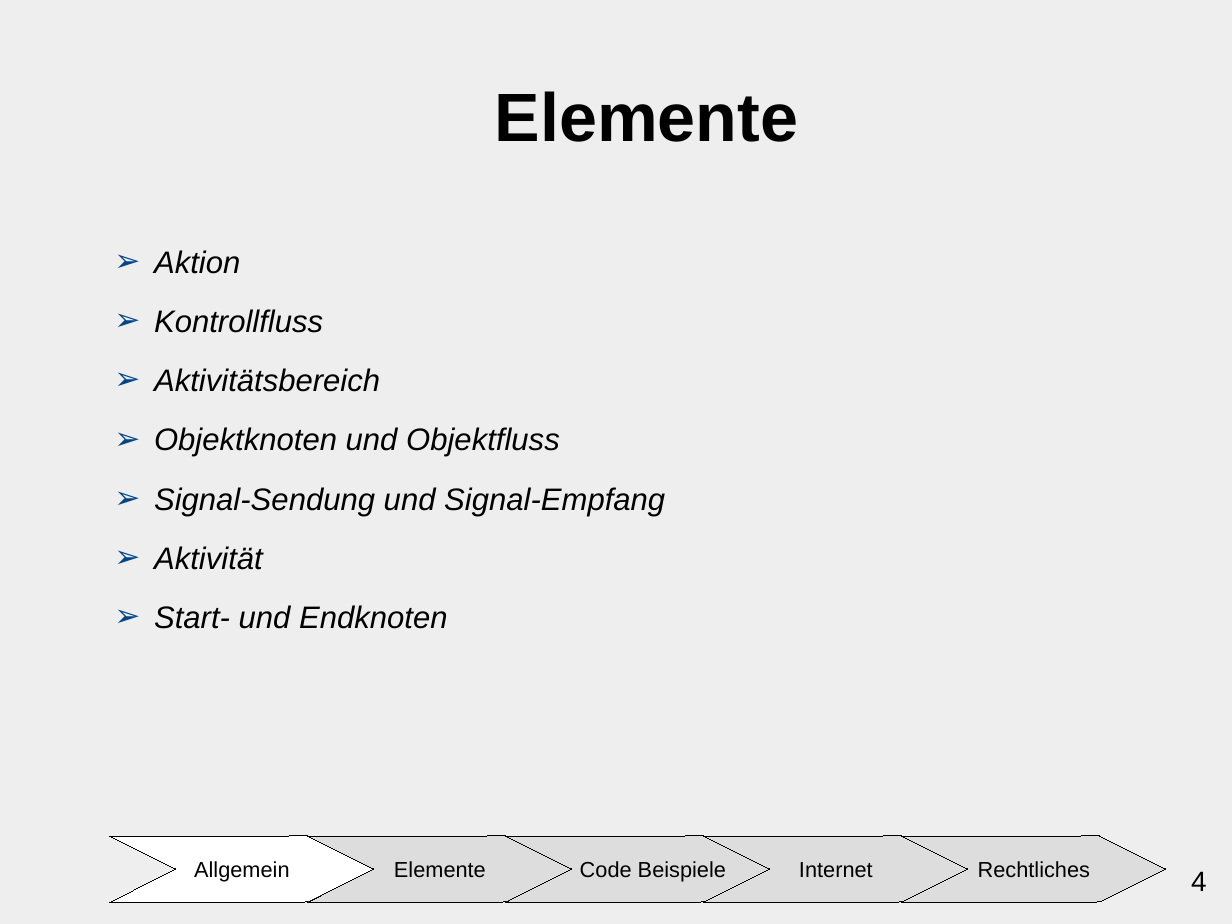
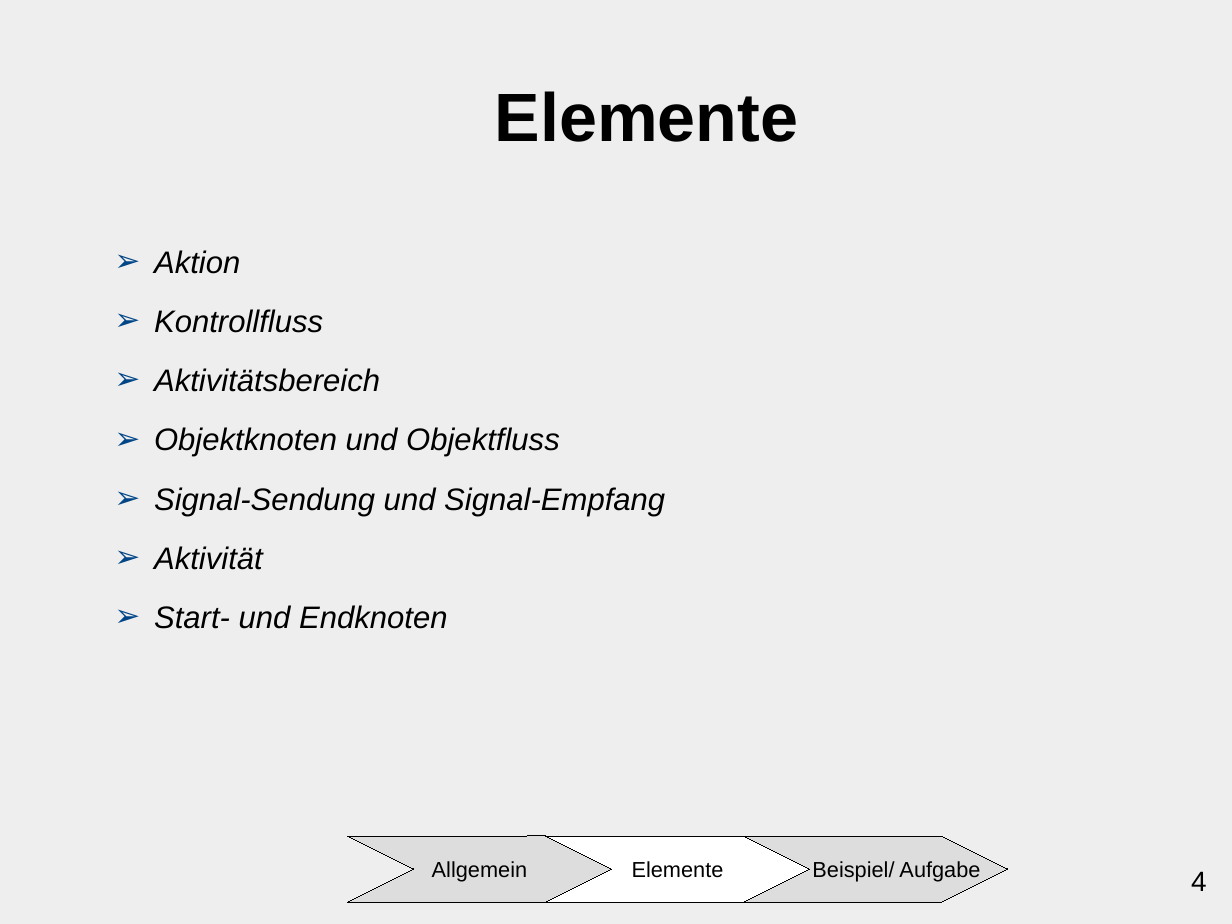
Before and after one commit to ChristianMarzianGithub/VortragAktivitaetsdiagramm, a slide deck: slide 4 of Präsentation Aktivitätsdiagramm/main/AktivitaetsdiagrammCM.odp. Drawn at 1232x924 pixels with LibreOffice and Linux fonts; fonts in the diff are those of the drawing. Boxes give left, top, right and bottom in pixels: in the first picture for what was removed or moved away, otherwise in the second. Text is boxed around its words. In the diff, an @@ line names an element or a change of style, - is before the commit and + after.

Commit message:
moved

```diff
--- a/Präsentation Aktivitätsdiagramm/main/AktivitaetsdiagrammCM.odp
+++ b/Präsentation Aktivitätsdiagramm/main/AktivitaetsdiagrammCM.odp
@@ freeform shape "Allgemein": place and size @@
-freeform shape "Allgemein" at (110,836,373,902)
+freeform shape "Allgemein" at (348,836,612,902)
@@ freeform shape "Allgemein" at (348,836,612,902): fill #FFFFFF to #DDDDDD @@
@@ freeform shape removed at (506,836,770,902) @@
-Code Beispiele
@@ freeform shape "Elemente": place and size @@
-freeform shape "Elemente" at (309,836,572,902)
+freeform shape "Elemente" at (546,836,809,902)
@@ freeform shape "Elemente" at (546,836,809,902): fill #DDDDDD to #FFFFFF @@
@@ freeform shape removed at (704,836,968,902) @@
-Internet
@@ freeform shape added at (743,836,1007,902), fill #DDDDDD, outline #000000 0 pt, 14 pt, text #000000 @@
+Beispiel/ Aufgabe
@@ freeform shape removed at (902,836,1166,902) @@
-Rechtliches
```
Also in this commit, not shown: 4 other slides changed, 15 slides added, 12 slides removed.
